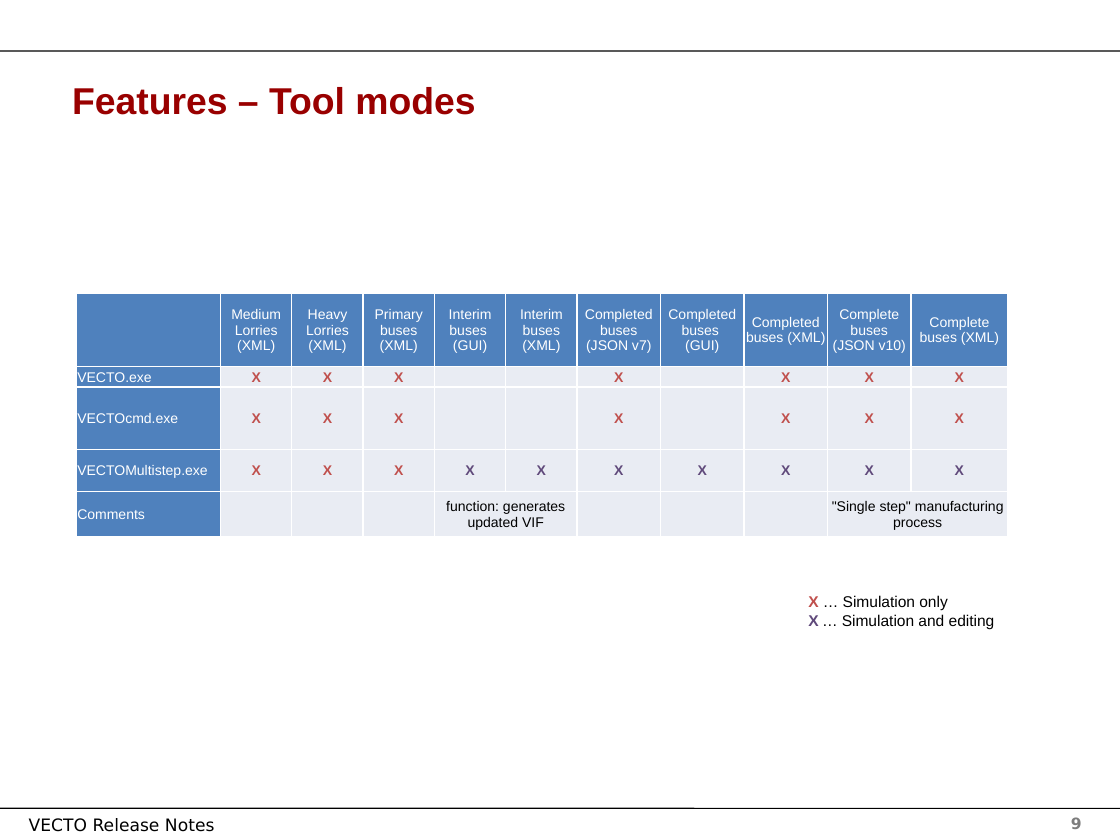
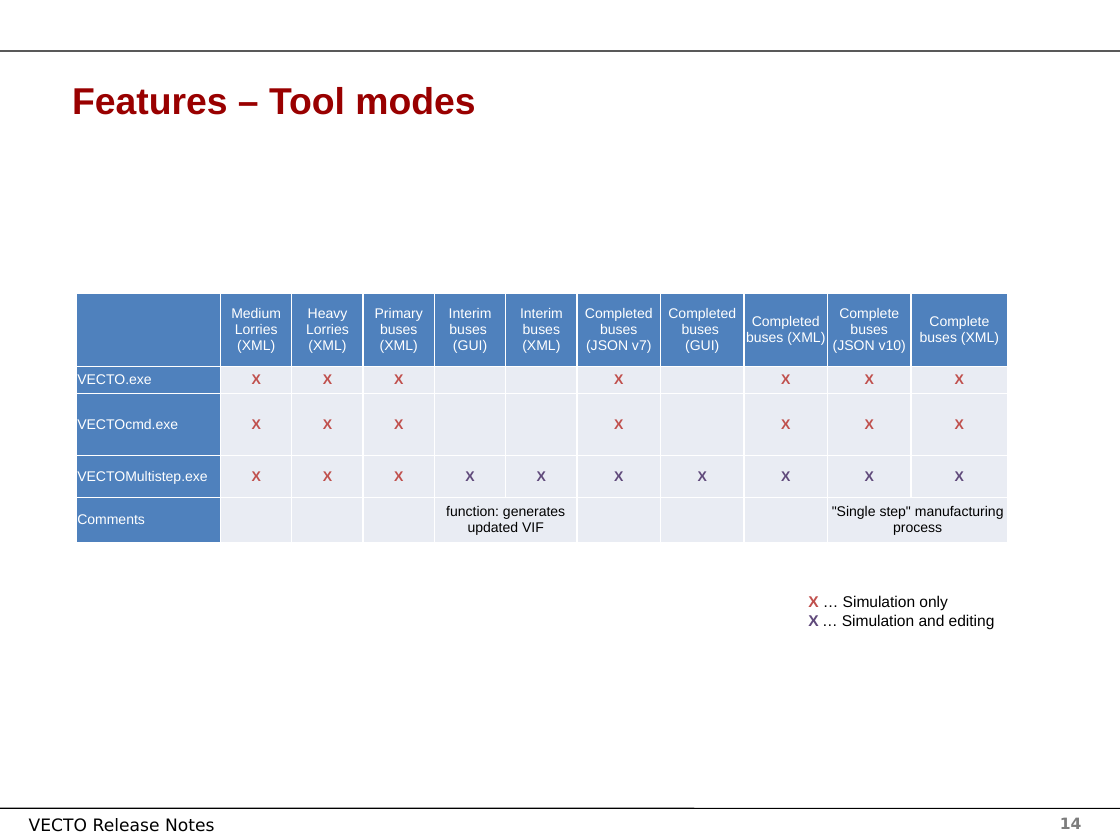
Before and after one commit to tanawadeatharva/BharatVECTO, a slide deck: slide 14 of Documentation/User Manual Source/Release Notes Vecto4.x.pptx (slide 9 before the commit). Drawn at 1120x840 pixels with LibreOffice and Linux fonts; fonts in the diff are those of the drawing; background and template pictures are left out. Boxes give left, top, right and bottom in pixels: in the first picture for what was removed or moved away, otherwise in the second. Text is boxed around its words. In the diff, an @@ line names an element or a change of style, - is before the commit and + after.

```diff
--- a/Documentation/User Manual Source/Release Notes Vecto4.x.pptx
+++ b/Documentation/User Manual Source/Release Notes Vecto4.x.pptx
@@ table at <box>76,293,1012,542</box> @@
@@ fill #E9EDF4 to #E9ECF3 in 38 cells @@
@@ borders changed @@
@@ page number at <box>1060,817,1082,829</box>: text changed @@
-9
+14
```
Also in this commit, not shown: 4 other slides changed, 5 slides added, 6 other files.
